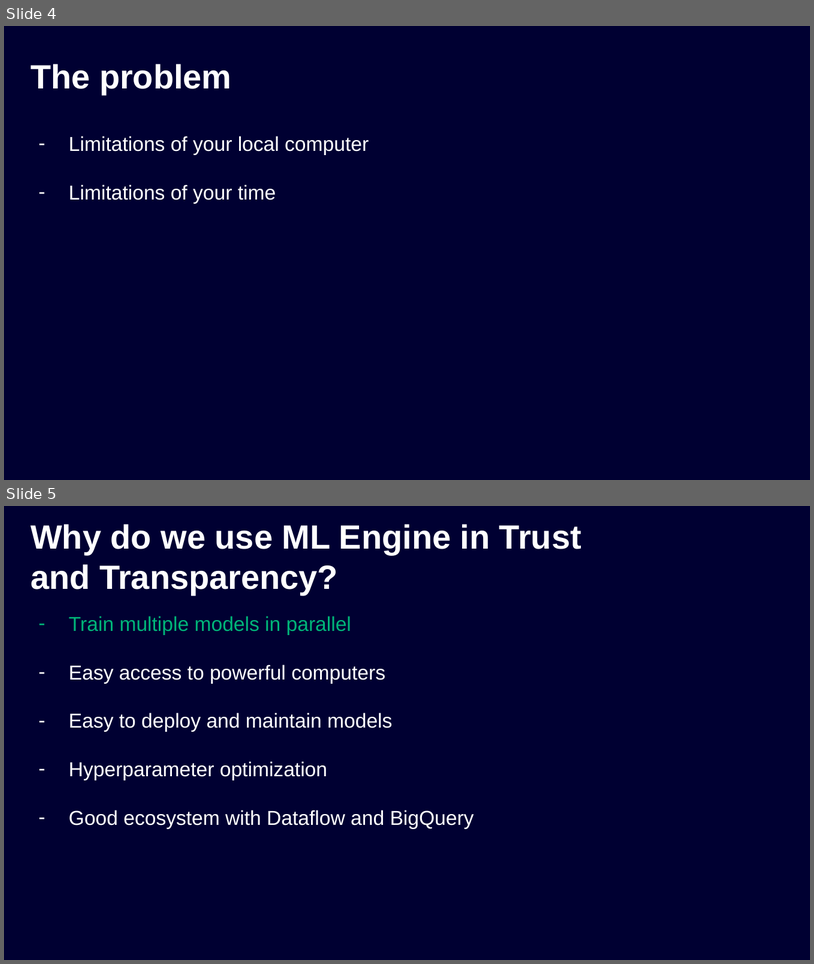
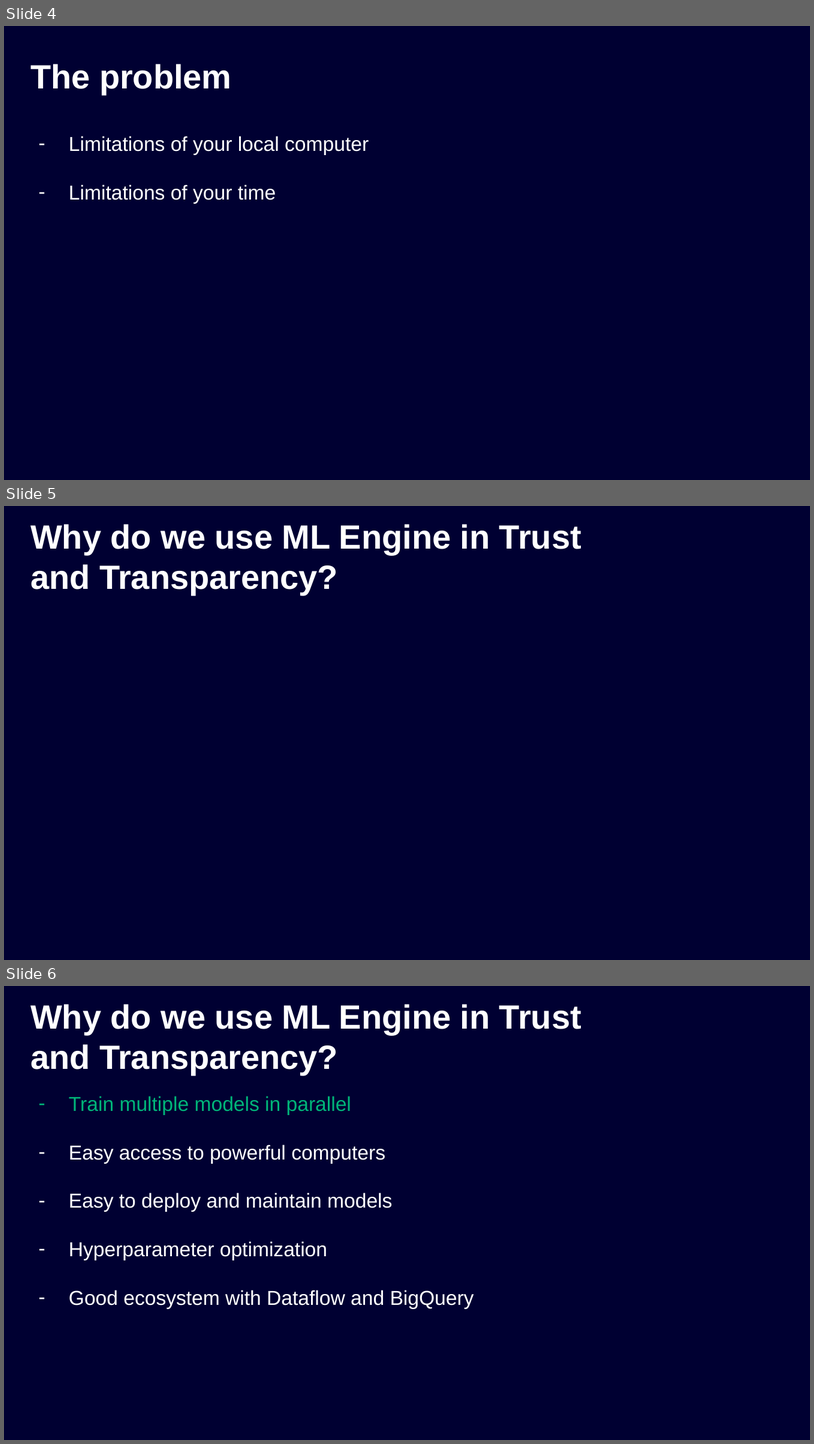
Before and after one commit to tothbalazs0920/ml-engine-example, a slide deck: slides/Deep learning on ML Engine.pptx. Shown one above the other, each under a label of ours: slides 4 and 5 before the commit, slides 4, 5 and 6 after it. The pictures are 814x964 and 814x1444 pixels, drawn with LibreOffice and Linux fonts; fonts in the diff are those of the drawing; background and template pictures are left out. Boxes give left, top, right and bottom in pixels: in the first picture for what was removed or moved away, otherwise in the second. Text is boxed around its words. In the diff, an @@ line names an element or a change of style, - is before the commit and + after.

```diff
--- a/slides/Deep learning on ML Engine.pptx
+++ b/slides/Deep learning on ML Engine.pptx
@@ slide 5 added at [4, 506, 810, 960], background #000032 @@
@@ title added at [30, 524, 582, 595], 30 pt, text #FFFFFF, bold @@
+Why do we use ML Engine in Trust and Transparency?
@@ what was slide 5 is now slide 6 @@
```
Also in this commit, not shown: 1 slide changed, 1 other slide added, 1 other file.
